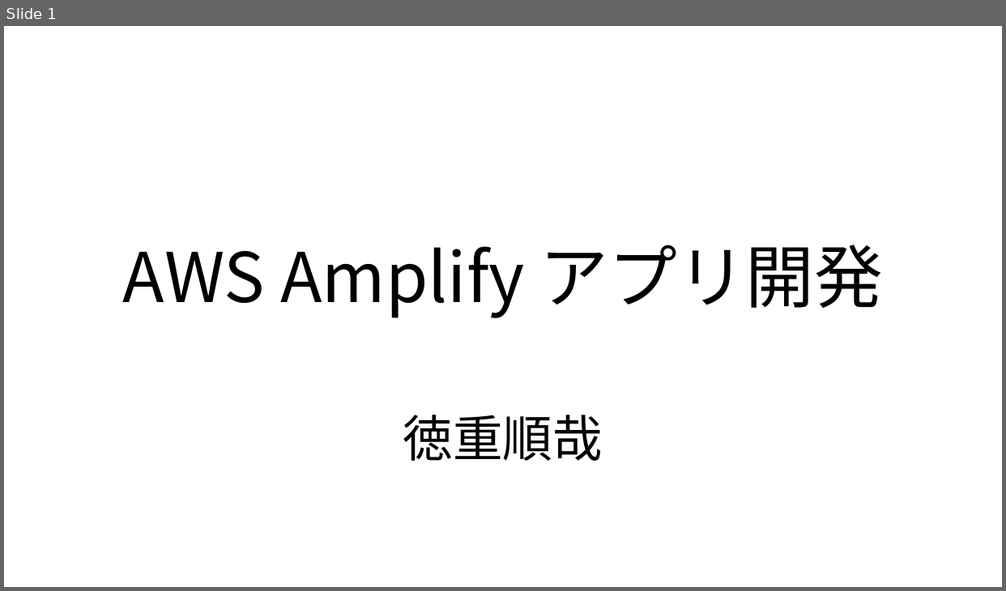
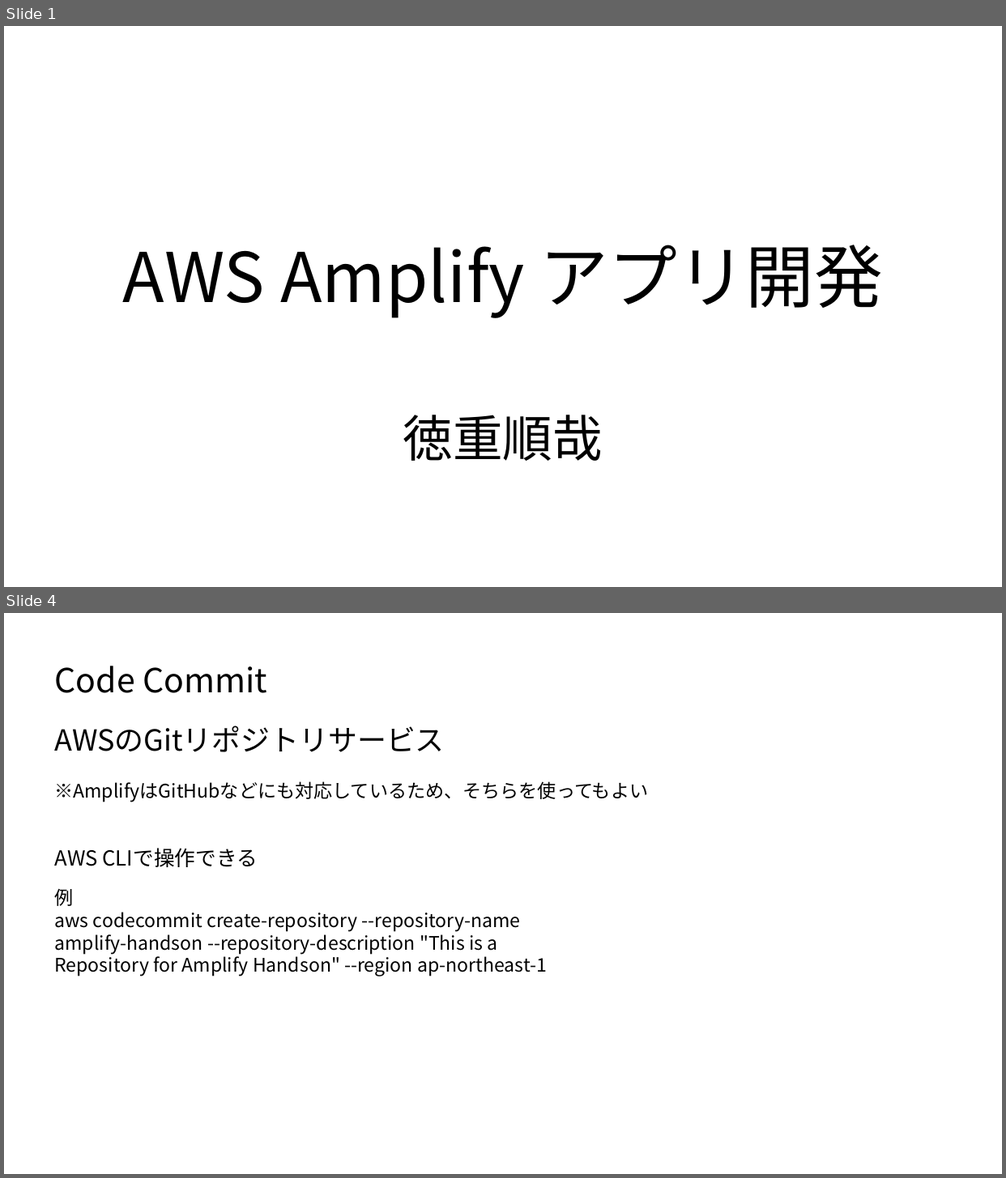
Before and after one commit to TokushigeJunya/test, a slide deck: AWSAmplifyアプリ開発.pptx. Shown one above the other, each under a label of ours: slide 1 before the commit, slides 1 and 4 after it; the slides between them are not shown. The pictures are 1006x591 and 1006x1178 pixels, drawn with LibreOffice and Linux fonts; fonts in the diff are those of the drawing. Boxes give left, top, right and bottom in pixels: in the first picture for what was removed or moved away, otherwise in the second. Text is boxed around its words. In the diff, an @@ line names an element or a change of style, - is before the commit and + after.

```diff
--- a/AWSAmplifyアプリ開発.pptx
+++ b/AWSAmplifyアプリ開発.pptx
@@ slide 4 added at [4,613,1002,1174], background #FFFFFF @@
@@ text added at [54,666,267,693], 32 pt, text #000000 @@
+Code Commit
@@ text added at [54,726,444,752], 28 pt, text #000000 @@
+AWSのGitリポジトリサービス
@@ text added at [54,781,648,803], 18 pt, text #000000 @@
+※AmplifyはGitHubなどにも対応しているため、そちらを使ってもよい
@@ text added at [54,848,258,867], 20 pt, text #000000 @@
+AWS CLIで操作できる
@@ text added at [54,889,547,977], 18 pt, text #000000 @@
+例
+aws codecommit create-repository --repository-name amplify-handson --repository-description "This is a Repository for Amplify Handson" --region ap-northeast-1
```
Also in this commit, not shown: 1 slide changed, 8 other slides added, 4 slides removed.
